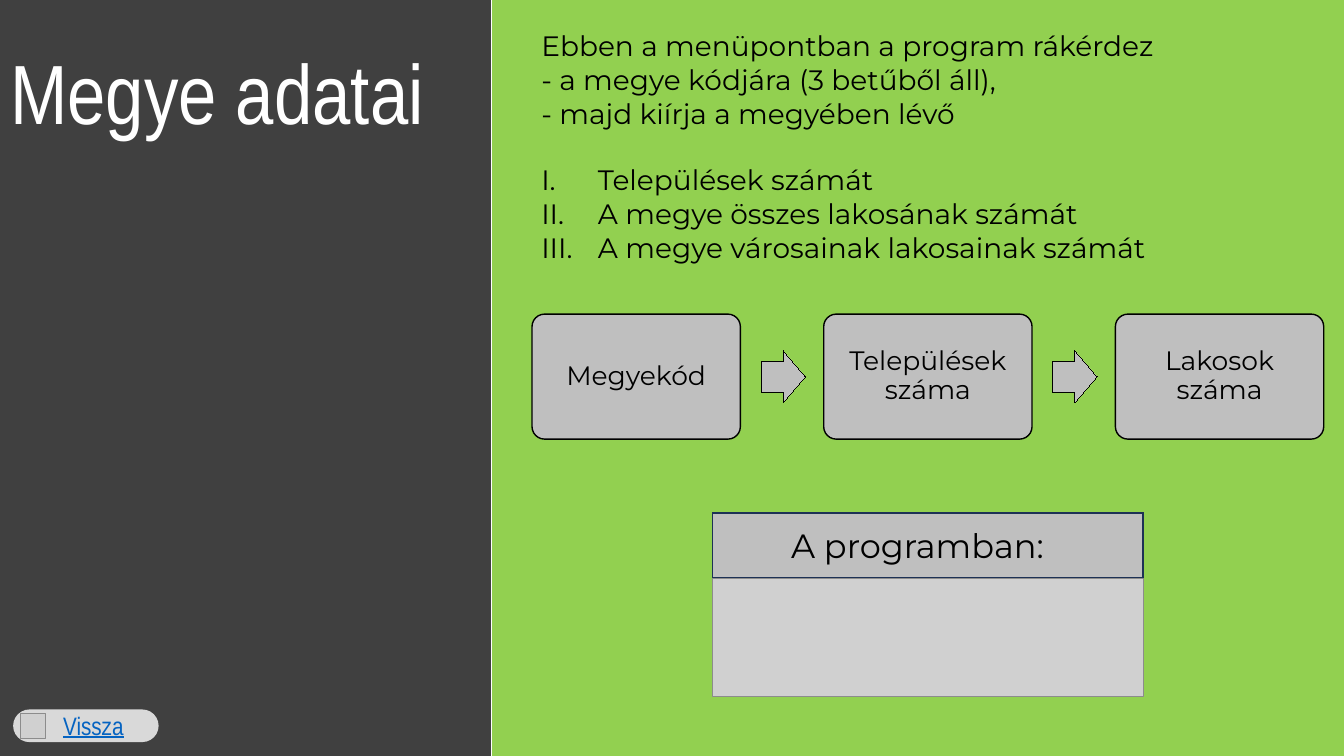
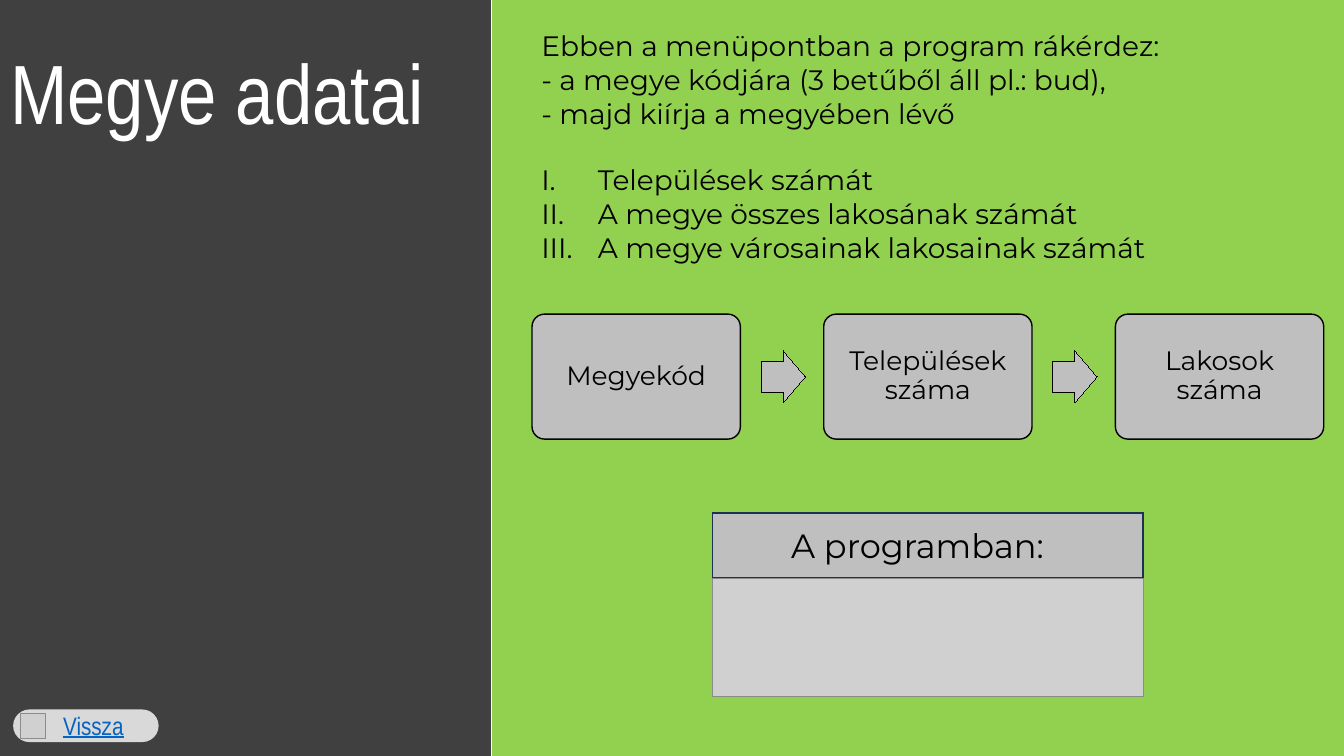
Before and after one commit to szbencek/nepesseg2025, a slide deck: slide 4 of nepesseg2025.pptx. Drawn at 1344x756 pixels with LibreOffice and Linux fonts; fonts in the diff are those of the drawing; grey boxes stand for pictures. Boxes give left, top, right and bottom in pixels: in the first picture for what was removed or moved away, otherwise in the second. Text is boxed around its words. In the diff, an @@ line names an element or a change of style, - is before the commit and + after.

```diff
--- a/nepesseg2025.pptx
+++ b/nepesseg2025.pptx
@@ text at box(541, 35, 1160, 96): text changed @@
-Ebben a menüpontban a program rákérdez
-- a megye kódjára (3 betűből áll),
+Ebben a menüpontban a program rákérdez:
+- a megye kódjára (3 betűből áll pl.: bud),
```
Also in this commit, not shown: 1 other file.
